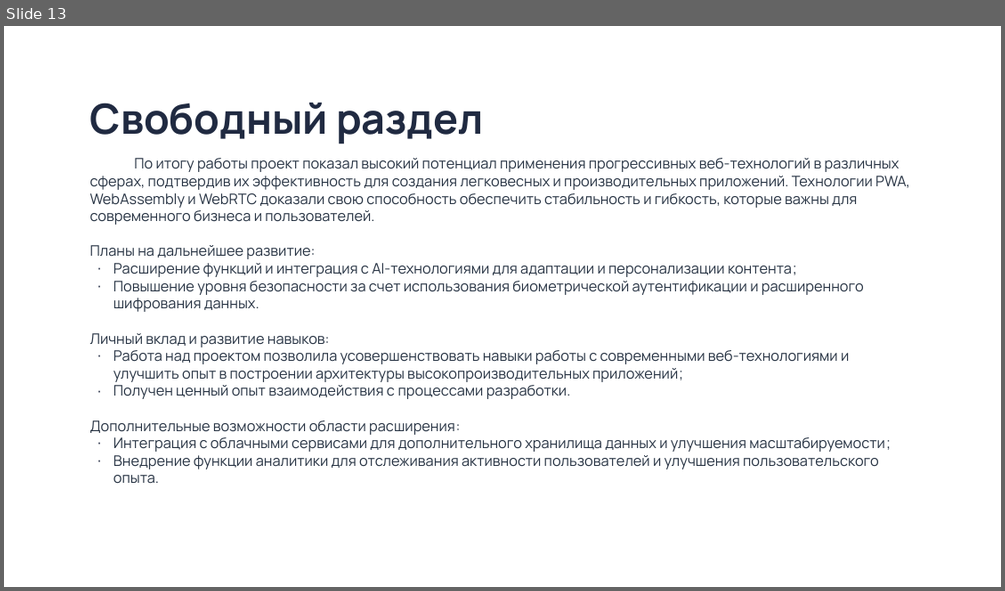
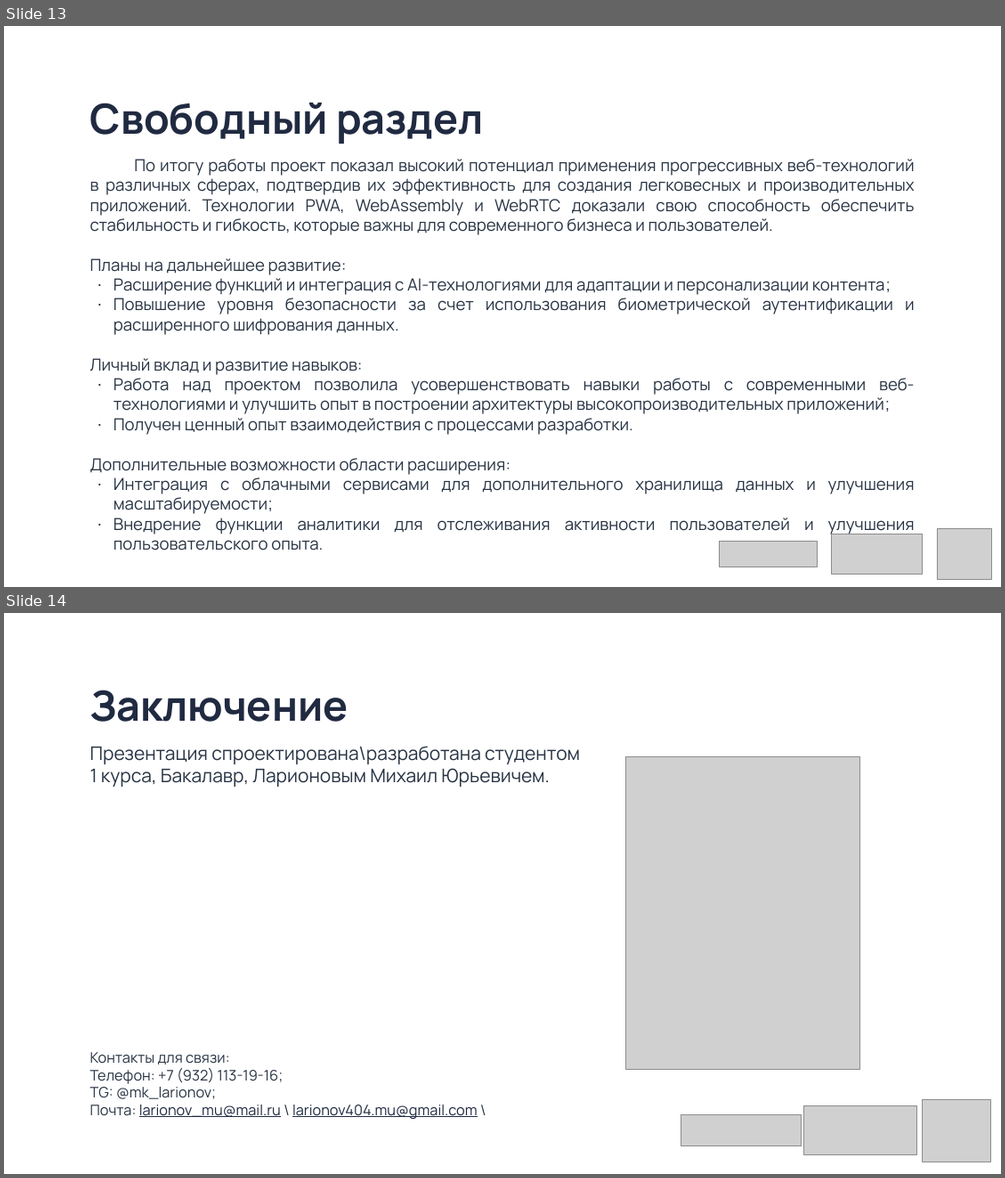
Before and after one commit to HeisPovedim/SFEDU, a slide deck: Курс 1/ВВиД/Презентация.pptx. Shown one above the other, each under a label of ours: slide 13 before the commit, slides 13 and 14 after it. The pictures are 1005x591 and 1005x1178 pixels, drawn with LibreOffice and Linux fonts; fonts in the diff are those of the drawing; grey boxes stand for pictures; background and template pictures are left out. Boxes give left, top, right and bottom in pixels: in the first picture for what was removed or moved away, otherwise in the second. Text is boxed around its words. In the diff, an @@ line names an element or a change of style, - is before the commit and + after.

```diff
--- a/Курс 1/ВВиД/Презентация.pptx
+++ b/Курс 1/ВВиД/Презентация.pptx
@@ slide 14 added at (4, 613, 1001, 1174), background picture (left out) @@
@@ title added at (90, 690, 348, 722), 40 pt, text #202A41, bold @@
+Заключение
@@ text added at (90, 746, 580, 1119), 14 pt, text #283544 @@
+Презентация спроектирована\разработана студентом
+1 курса, Бакалавр, Ларионовым Михаил Юрьевичем.
+Контакты для связи:
+Телефон: +7 (932) 113-19-16;
+TG: @mk_larionov;
+Почта: larionov_mu@mail.ru \ larionov404.mu@gmail.com \
@@ picture added at (625, 756, 859, 1070) @@
@@ picture added at (680, 1115, 801, 1146) @@
@@ picture added at (804, 1106, 917, 1155) @@
@@ picture added at (922, 1099, 990, 1162) @@
@@ slide 13 changed as well @@
@@ text "По итогу работы проект показал ..." at (90, 159, 914, 550): size 14 to 16 pt; alignment left to justified @@
@@ picture added at (938, 529, 993, 580) @@
@@ picture added at (720, 541, 817, 566) @@
@@ picture added at (832, 534, 923, 573) @@
```
Also in this commit, not shown: 12 other slides changed, 2 other files.
